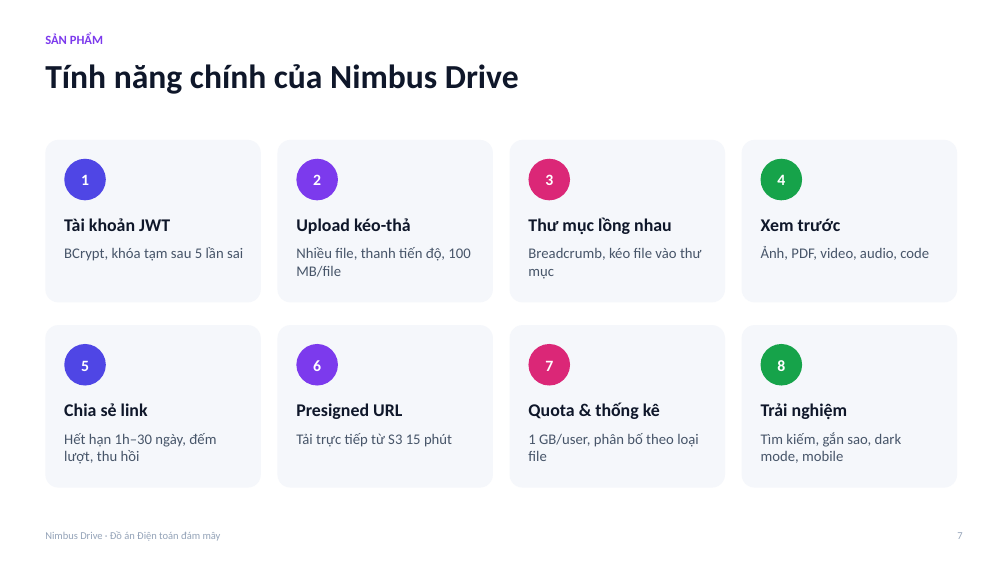
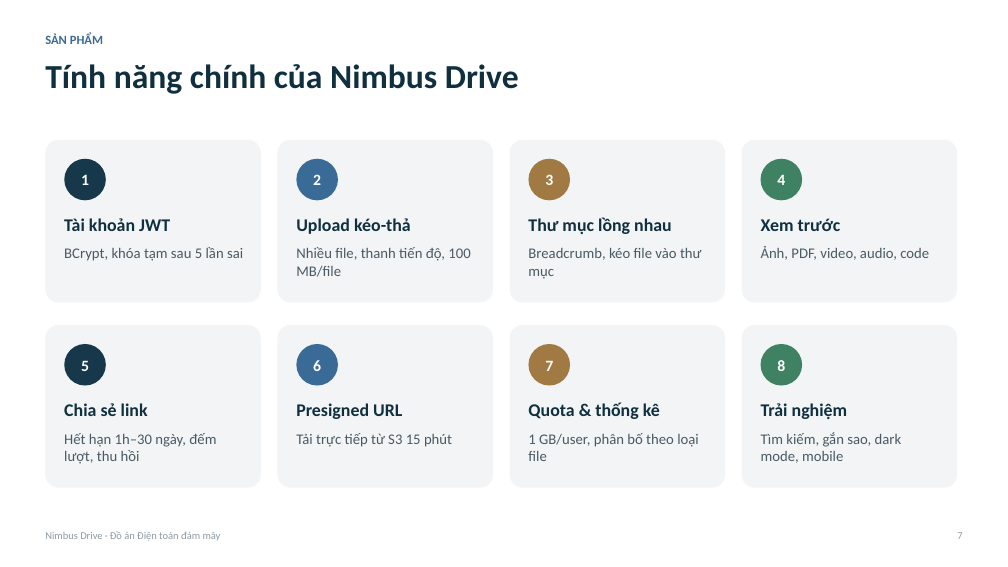
Before and after one commit to LeNhatHuyHyDrex/cloud-file-storage, a slide deck: slide 7 of docs/report/Slide_NimbusDrive.pptx. Drawn at 1008x567 pixels with LibreOffice and Linux fonts; fonts in the diff are those of the drawing. Boxes give left, top, right and bottom in pixels: in the first picture for what was removed or moved away, otherwise in the second. Text is boxed around its words. In the diff, an @@ line names an element or a change of style, - is before the commit and + after.

```diff
--- a/docs/report/Slide_NimbusDrive.pptx
+++ b/docs/report/Slide_NimbusDrive.pptx
@@ text "SẢN PHẨM" at (45, 33, 103, 44): text colour #7C3AED to #3A6A96 @@
@@ ellipse "1" at (64, 159, 106, 200): fill #4F46E5 to #16384A @@
@@ ellipse "2" at (296, 159, 338, 200): fill #7C3AED to #3A6A96 @@
@@ ellipse "3" at (529, 159, 570, 200): fill #DB2777 to #A07A42 @@
@@ ellipse "4" at (761, 159, 802, 200): fill #16A34A to #3F8263 @@
@@ fill #F5F7FB to #F2F4F5 in 8 elements at (45, 140, 261, 302), (278, 140, 493, 302), (510, 140, 725, 302), (742, 140, 957, 302), (45, 325, 261, 488), (278, 325, 493, 488), (510, 325, 725, 488), (742, 325, 957, 488) @@
@@ ellipse "5" at (64, 344, 106, 386): fill #4F46E5 to #16384A @@
@@ ellipse "6" at (296, 344, 338, 386): fill #7C3AED to #3A6A96 @@
@@ ellipse "7" at (529, 344, 570, 386): fill #DB2777 to #A07A42 @@
@@ ellipse "8" at (761, 344, 802, 386): fill #16A34A to #3F8263 @@
@@ text colour #0F172A to #10303F in 9 elements at (45, 64, 519, 94), (64, 218, 170, 231), (296, 218, 411, 234), (528, 217, 672, 234), (761, 218, 841, 231), (64, 403, 148, 416), (296, 403, 402, 419), (528, 402, 660, 419), (761, 403, 848, 419) @@
@@ text "Nimbus Drive · Đồ án ..." at (45, 531, 221, 541): text colour #94A3B8 to #8C9BA4 @@
@@ text "7" at (957, 532, 962, 539): text colour #94A3B8 to #8C9BA4 @@
```
Also in this commit, not shown: 16 other slides changed, 33 other files.
